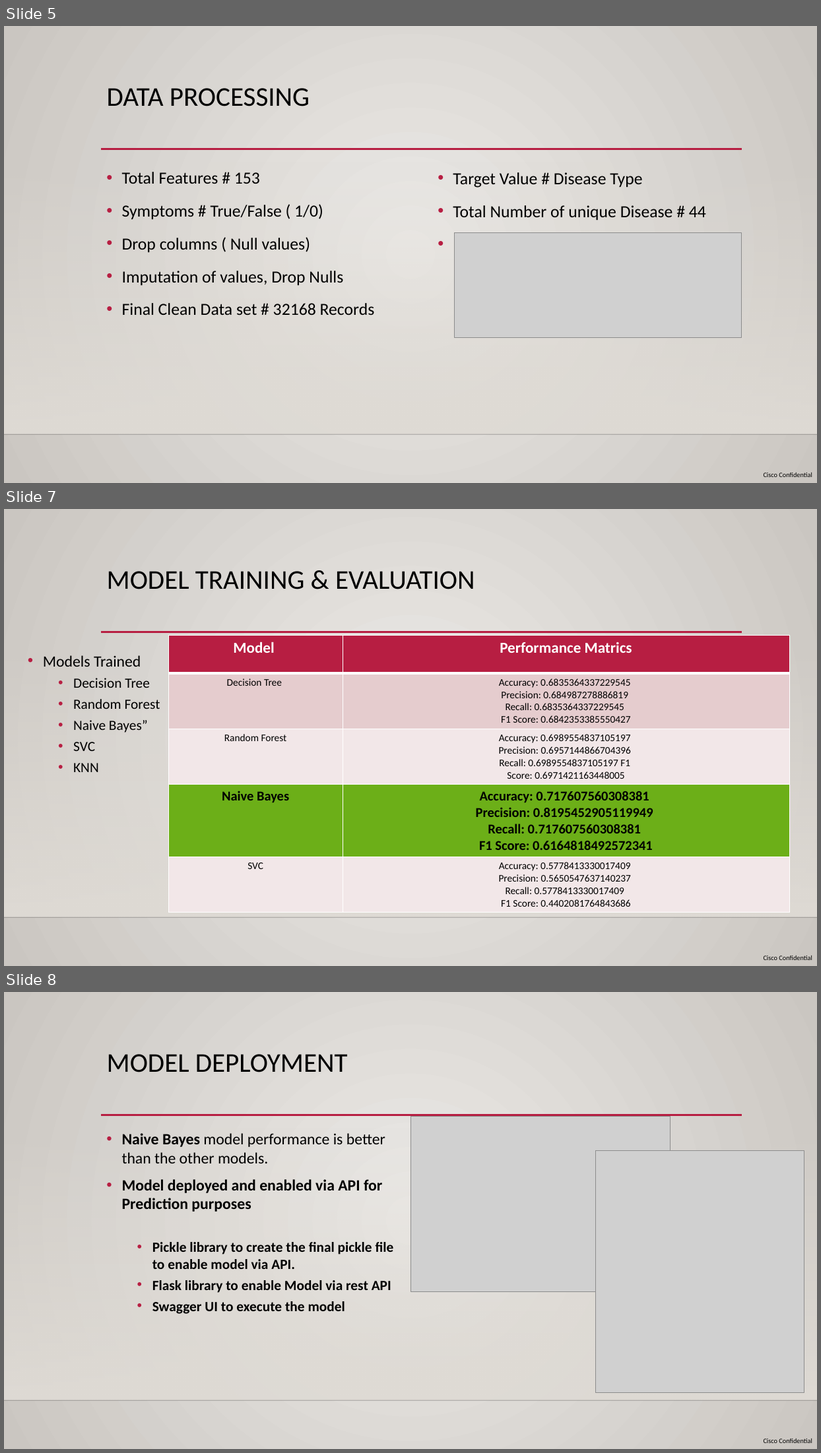
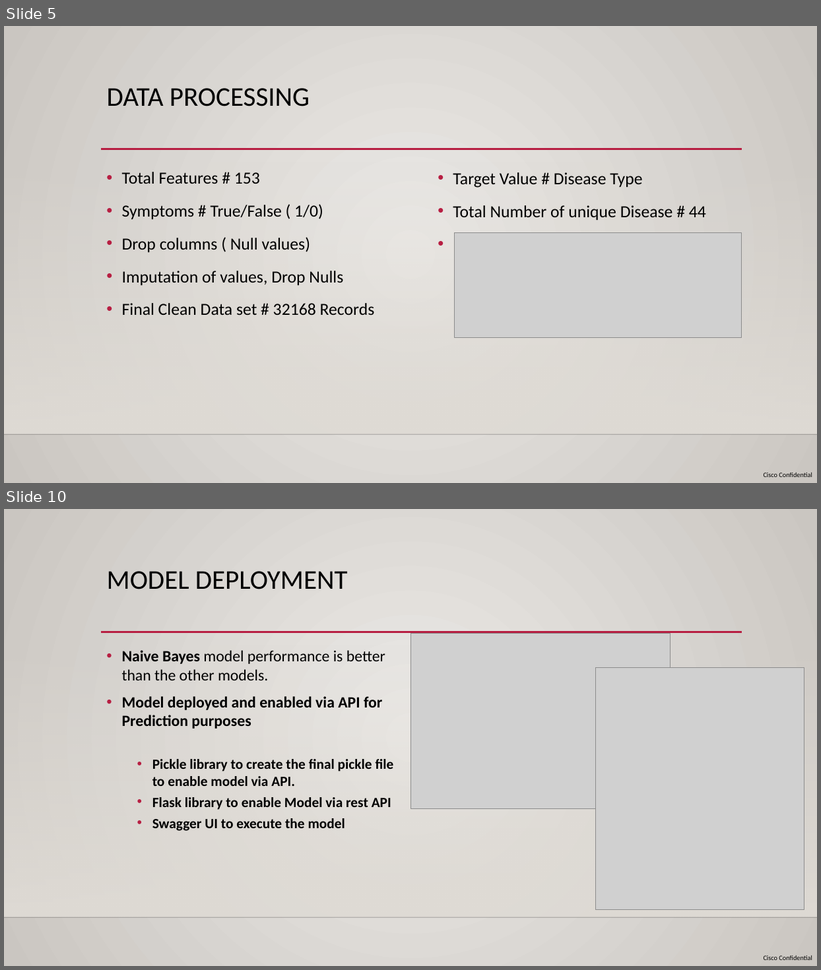
Before and after one commit to RAJESHVELAMALA/project2, a slide deck: Team 5 - Project 2 - Presentation.pptx. Shown one above the other, each under a label of ours: slides 5, 7 and 8 before the commit, slides 5 and 10 after it; the slides between them are not shown. The pictures are 821x1453 and 821x970 pixels, drawn with LibreOffice and Linux fonts; fonts in the diff are those of the drawing; grey boxes stand for pictures; background and template pictures are left out. Boxes give left, top, right and bottom in pixels: in the first picture for what was removed or moved away, otherwise in the second. Text is boxed around its words. In the diff, an @@ line names an element or a change of style, - is before the commit and + after.

Commit message:
Presentation

```diff
--- a/Team 5 - Project 2 - Presentation.pptx
+++ b/Team 5 - Project 2 - Presentation.pptx
@@ slide 7 removed at (4, 509, 817, 966), background gradient #ECEAE7 to #CAC7C1; not listed: 4 template elements that a slide beside it also shows @@
@@ title removed at (107, 571, 475, 590) @@
-MODEL TRAINING & EVALUATION
@@ table removed at (169, 635, 790, 910), 5 rows, 2 columns @@
-Model | Performance Matrics
-Decision Tree | Accuracy: 0.6835364337229545 / Precision: 0.684987278886819 / Recall: 0.6835364337229545 / F1 Score: 0.6842353385550427
-Random Forest | Accuracy: 0.6989554837105197 / Precision: 0.6957144866704396 / Recall: 0.6989554837105197 F1 / Score: 0.6971421163448005
-Naive Bayes | Accuracy: 0.717607560308381 / Precision: 0.8195452905119949 / Recall: 0.717607560308381 / F1 Score: 0.6164818492572341
-SVC | Accuracy: 0.5778413330017409 / Precision: 0.5650547637140237 / Recall: 0.5778413330017409 / F1 Score: 0.4402081764843686
@@ text removed at (43, 656, 160, 772) @@
-• Models Trained
-  • Decision Tree
-  • Random Forest
-  • Naive Bayes”
-  • SVC
-  • KNN
@@ what was slide 8 is now slide 10 @@
```
Also in this commit, not shown: 1 slide changed, 3 slides added.
